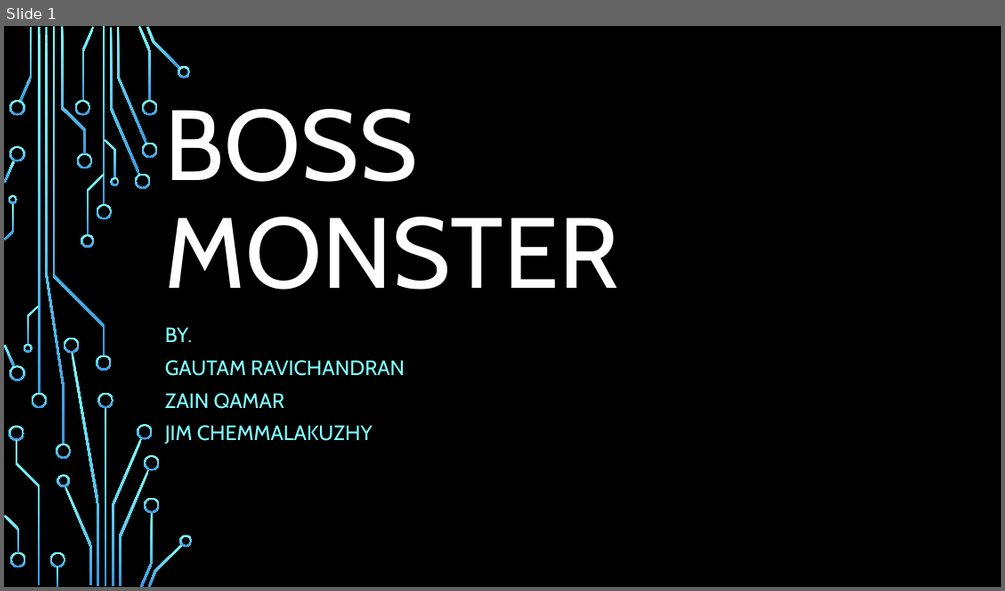
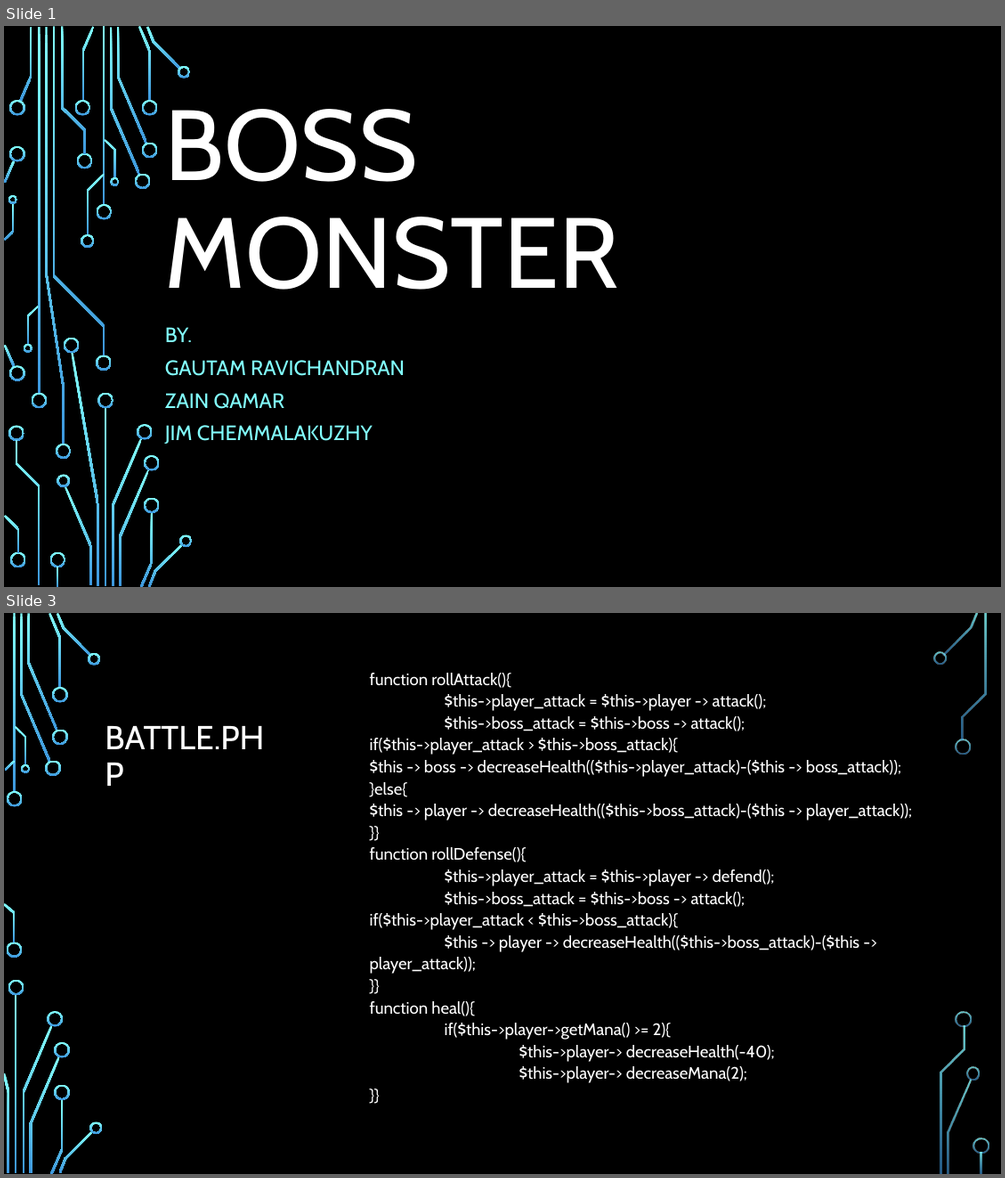
Before and after one commit to jchemma/PHP_Project, a slide deck: BossMonster.pptx. Shown one above the other, each under a label of ours: slide 1 before the commit, slides 1 and 3 after it; the slides between them are not shown. The pictures are 1005x591 and 1005x1178 pixels, drawn with LibreOffice and Linux fonts; fonts in the diff are those of the drawing; background and template pictures are left out. Boxes give left, top, right and bottom in pixels: in the first picture for what was removed or moved away, otherwise in the second. Text is boxed around its words. In the diff, an @@ line names an element or a change of style, - is before the commit and + after.

```diff
--- a/BossMonster.pptx
+++ b/BossMonster.pptx
@@ slide 3 added at (x1=4, y1=613, x2=1001, y2=1174), background picture (left out) @@
@@ text added at (x1=370, y1=673, x2=912, y2=1083), 16 pt, text #FFFFFF @@
+function rollAttack(){
+$this->player_attack = $this->player -> attack();
+$this->boss_attack = $this->boss -> attack();
+if($this->player_attack > $this->boss_attack){
+$this -> boss -> decreaseHealth(($this->player_attack)-($this -> boss_attack));
+}else{
+$this -> player -> decreaseHealth(($this->boss_attack)-($this -> player_attack));
+}}
+function rollDefense(){
+$this->player_attack = $this->player -> defend();
+$this->boss_attack = $this->boss -> attack();
+if($this->player_attack < $this->boss_attack){
+$this -> player -> decreaseHealth(($this->boss_attack)-($this -> player_attack));
+}}
+function heal(){
+if($this->player->getMana() >= 2){
+$this->player-> decreaseHealth(-40);
+$this->player-> decreaseMana(2);
+}}
@@ title added at (x1=105, y1=726, x2=264, y2=749), 32 pt, text #FFFFFF @@
+BATTLE.PHP
@@ group added at (x1=4, y1=613, x2=989, y2=1174): 33 freeform shapes, 3 rectangles @@
```
Also in this commit, not shown: 1 slide changed, 4 other slides added, 5 slides removed.
